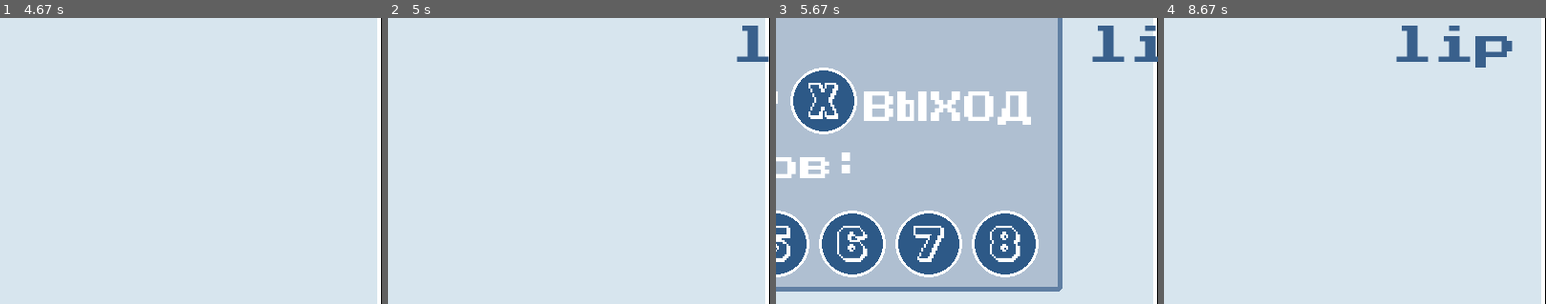
Above: before the commit, frames 1-4 (left to right).
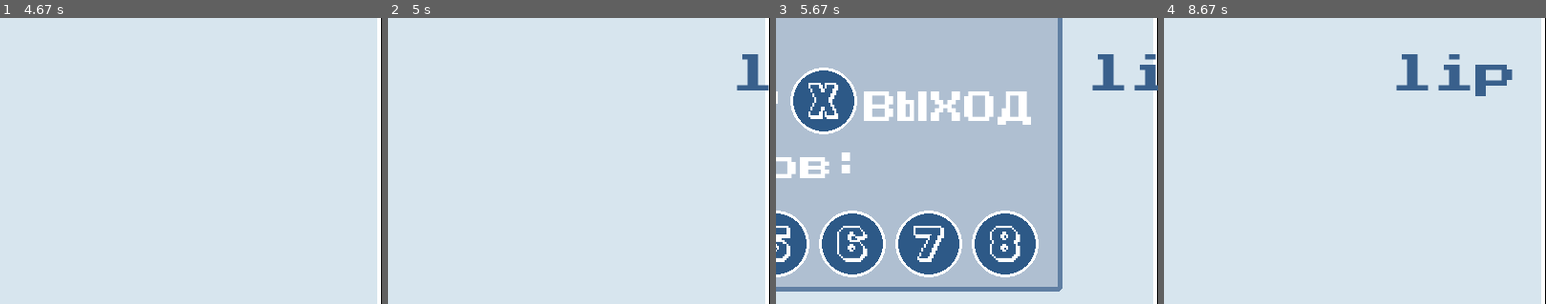
Above: after the commit, the same moments.

Repository: fhiwniwxnms/PygameProject
Game: pygame game, started from main.py
The game is run twice, just before and just after one commit, with the same random seed, the same clock (stepped at 60 frames per second) and the same inputs.
Inputs (mouse positions are % of the whole screen's width and height, from its top left):
- Up to frame 1 (4.67 s): click (20, 33) at 0.38 s; tap Space at 0.67 s; press the mouse at (94, 91) at 1.03 s; move the mouse to (65, 60) at 1.13 s; release the mouse at (36, 29) at 1.27 s; click (20, 33) at 1.38 s; click (46, 26) at 2.27 s; click (82, 86) at 4.1 s
- Up to frame 2 (5 s): click (15, 13) at 4.93 s
- Up to frame 3 (5.67 s): press the mouse at (94, 91) at 5.25 s; move the mouse to (89, 53) at 5.35 s; release the mouse at (84, 14) at 5.48 s; click (20, 58) at 5.6 s
- Up to frame 4 (8.67 s): click (53, 51) at 5.93 s; click (80, 58) at 6.27 s; click (79, 41) at 6.6 s; click (43, 60) at 6.93 s; press the mouse at (43, 60) at 7.25 s; move the mouse to (45, 37) at 7.35 s; release the mouse at (46, 14) at 7.48 s; click (20, 53) at 7.6 s; press the mouse at (20, 33) at 7.92 s; move the mouse to (31, 40) at 8.02 s; release the mouse at (41, 46) at 8.15 s
The pictures show only the part of the screen within x 50-100%, y 19-69%; the shares and areas given below are measured in that part.

Frame 1 is identical in both runs. In frame 2, 0.9% of the frame differs, in the area x 91-100%, y 2-26%; in frame 3, 1.6%; in frame 4, 2.9%, in the area x 60-92%, y 2-28%.

Commit message:
Принято решение убрать возможность русского языка из-за сложной реализации Добавлен звук отнимания жизни Отредактированна позиция слов так, чтобы они не налезали на текст сверху

Diff:
--- a/main.py
+++ b/main.py
@@ -34,8 +34,6 @@
 word_objects = []
 eng_letters = ['a', 'b', 'c', 'd', 'e', 'f', 'g', 'h', 'i', 'j', 'k', 'l', 'm',
                'n', 'o', 'p', 'q', 'r', 's', 't', 'u', 'v', 'w', 'x', 'y', 'z']
-rus_letters = ['а', 'б', 'в', 'г', 'д', 'е', 'ё', 'ж', 'з', 'и', 'и', 'к', 'л', 'м', 'н', 'о', 'п',
-               'р', 'с', 'т', 'у', 'ф', 'х', 'ц', 'ч', 'ш', 'щ', 'ъ', 'ы', 'ь', 'э', 'ю', 'я']
 new_level = True
 choices = [False, True, False, False, False, False, False]
 
@@ -54,10 +52,12 @@
 correct = pygame.mixer.Sound('assets/music/correct.mp3')
 wrong = pygame.mixer.Sound('assets/music/vine-boom.mp3')
 lose = pygame.mixer.Sound('assets/music/the-sims-3-pc-broken-object-music.mp3')
+lives_less = pygame.mixer.Sound('assets/music/stationary-kill_gDwMUvN.mp3')
 click.set_volume(0.3)
 correct.set_volume(0.2)
 wrong.set_volume(0.3)
 lose.set_volume(0.5)
+lives_less.set_volume(0.5)
 
 file = open('high_score.txt', 'r')
 read = file.readlines()
@@ -172,7 +172,7 @@
             include.append((len_index[i], len_index[i + 1]))
     for i in range(level):
         speed = random.randint(2, 3)
-        y_pos = random.randint(10 + (i * vertical_spacing), (i + 1) * vertical_spacing)
+        y_pos = random.randint(50 + (i * vertical_spacing), (i + 1) * vertical_spacing)
         x_pos = random.randint(WIDTH, WIDTH + 1000)
         ind_sel = random.choice(include)
         index = random.randint(ind_sel[0], ind_sel[1])
@@ -216,7 +216,7 @@
                 word_objects.remove(w)
                 lives -= 1
                 score -= 20
-                # добавить звук отнимания жизни
+                lives_less.play()
     if len(word_objects) <= 0 and not paused:
         level += 1
         new_level = True
@@ -236,7 +236,7 @@
 
         if event.type == pygame.KEYDOWN:
             if not paused:
-                if (event.unicode.lower() in eng_letters or event.unicode.lower() in rus_letters) and len(active_string) <= 8:
+                if event.unicode.lower() in eng_letters and len(active_string) <= 8:
                     active_string += event.unicode.lower()
                     click.play()
                 if event.key == pygame.K_BACKSPACE and len(active_string) > 0:
Not shown, added: assets/music/stationary-kill_gDwMUvN.mp3
